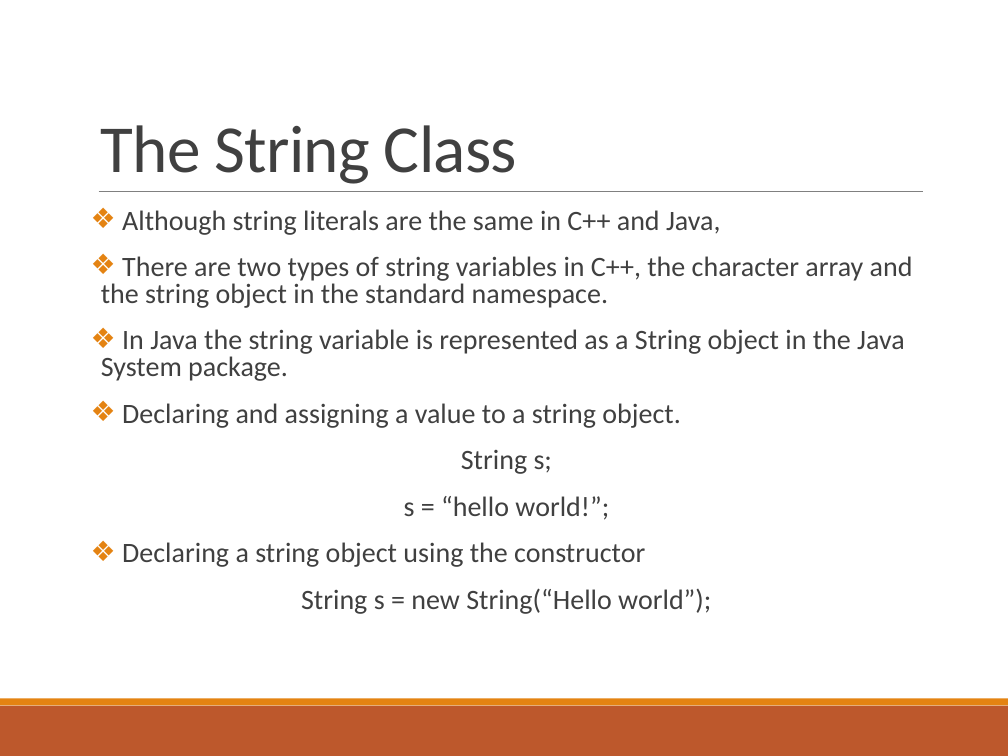
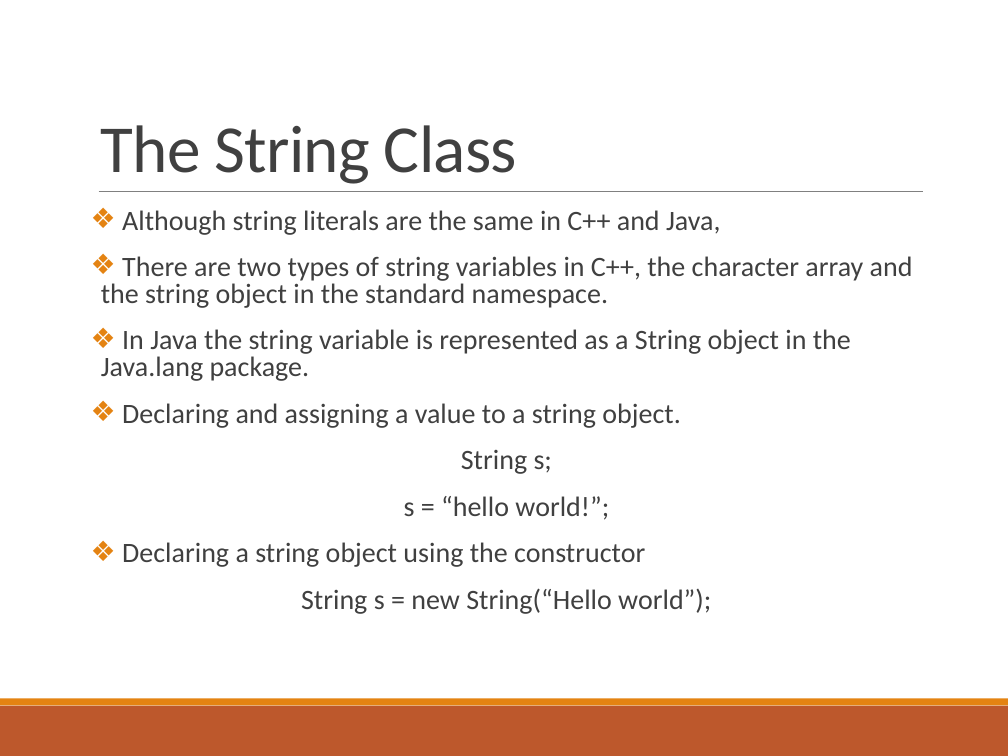
Before and after one commit to deeperj/dillinger, a slide deck: slide 13 of thesis/ukapp2/wqu_isc/sofware_design/Javabc03.pptx. Drawn at 1008x756 pixels with LibreOffice and Linux fonts; fonts in the diff are those of the drawing. Boxes give left, top, right and bottom in pixels: in the first picture for what was removed or moved away, otherwise in the second. Text is boxed around its words. In the diff, an @@ line names an element or a change of style, - is before the commit and + after.

Commit message:
java11

```diff
--- a/thesis/ukapp2/wqu_isc/sofware_design/Javabc03.pptx
+++ b/thesis/ukapp2/wqu_isc/sofware_design/Javabc03.pptx
@@ text at (101,329,851,381): text changed @@
-❖ In Java the string variable is represented as a String object in the Java System package.
+❖ In Java the string variable is represented as a String object in the Java.lang package.
```
Also in this commit, not shown: 4 other slides changed, 9 other files.
